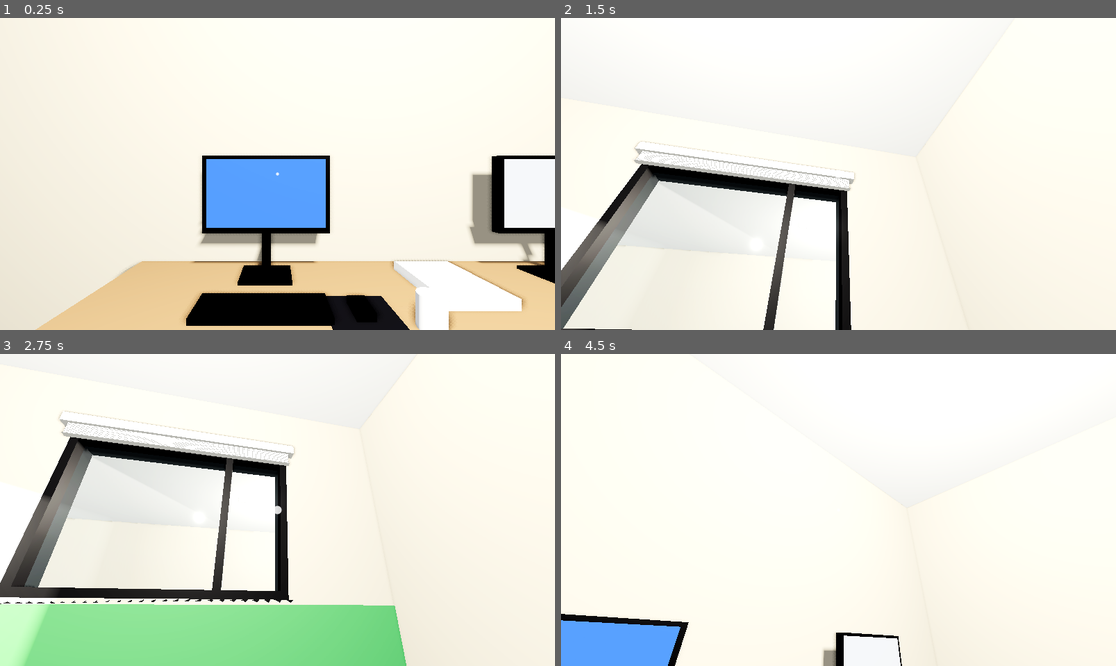
Above: before the commit, frames 1-4 (two rows, left to right).
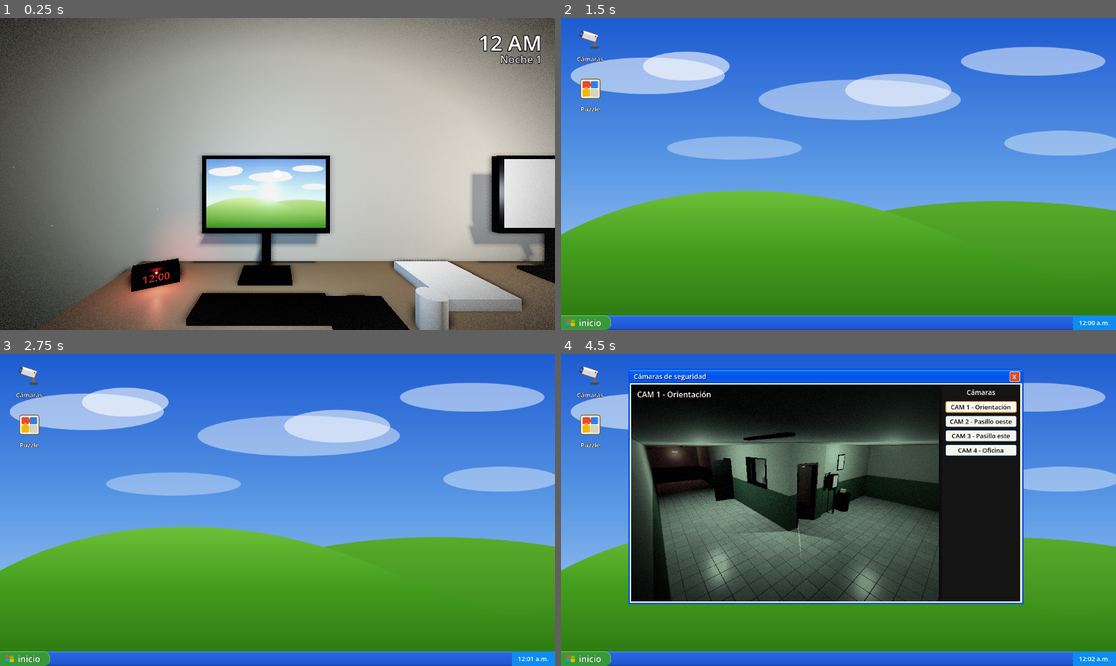
Above: after the commit, the same moments.

Repository: Instituto-Politecnico-Modelo/Four-Nights-At-Marinelli-s
Game: Godot game, scene res://escenas/pasillo_orientacion.tscn
The game is run twice, just before and just after one commit, with the same random seed, the same clock (stepped at 60 frames per second) and the same inputs. This scene is started directly instead of the project's main scene.
Inputs (mouse positions are in pixels of both pictures, inside the frame that each line leads up to):
- Up to frame 1 (0.25 s): no input
- Up to frame 2 (1.5 s): move the mouse to (866, 174) at 0.52 s; click (866, 174) at 0.67 s; click (588, 46) at 1.25 s, where only the run after the commit has a clickable "Cámaras"
- Up to frame 3 (2.75 s): click (27, 432) at 2 s, where only the run after the commit has a clickable "Puzzle"
- Up to frame 4 (4.5 s): click (588, 659) at 2.75 s, where only the run after the commit has a clickable "inicio"; click (633, 503) at 3.5 s, where only the run after the commit has a clickable "Cámaras de seguridad"; click (982, 407) at 4.25 s, where only the run after the commit has a clickable "CAM 1 - Orientación"

The runs differ from the first frame. In frame 1, 92% of the frame differs, in the area x 0-100%, y 0-100%; in frame 2, 100%; in frame 3, 100%; in frame 4, 99%.

Commit message:
Escena nueva, camaras, escena de computadora, cambios en luz y reloj

Diff:
--- a/escenas/pasillo_orientacion.tscn
+++ b/escenas/pasillo_orientacion.tscn
@@ -5,19 +5,32 @@
 [ext_resource type="Script" path="res://scripts/componentes/componente_bisagra.gd" id="3_bisagra"]
 [ext_resource type="Script" path="res://scripts/componentes/componente_persiana.gd" id="4_persiana"]
 [ext_resource type="Script" path="res://scripts/componentes/componente_seguir_rotacion.gd" id="5_seguir_rotacion"]
+[ext_resource type="Script" path="res://scripts/componentes/componente_computadora.gd" id="6_computadora"]
+[ext_resource type="PackedScene" path="res://escenas/computadora/escritorio_xp.tscn" id="7_escritorio_xp"]
+[ext_resource type="Texture2D" path="res://assets/xp/bliss.svg" id="8_bliss"]
+[ext_resource type="Script" path="res://scripts/componentes/componente_parpadeo_luz.gd" id="9_parpadeo_luz"]
+[ext_resource type="Shader" path="res://shaders/efecto_terror.gdshader" id="10_efecto_terror"]
+[ext_resource type="Script" path="res://scripts/componentes/componente_reloj_noche.gd" id="11_reloj_noche"]
+[ext_resource type="Script" path="res://scripts/componentes/componente_mostrar_hora.gd" id="12_mostrar_hora"]
 
 [sub_resource type="Environment" id="entorno"]
 background_mode = 1
-background_color = Color(0.1, 0.1, 0.1, 1)
 ambient_light_source = 2
-ambient_light_color = Color(0.92, 0.93, 0.95, 1)
-ambient_light_energy = 0.45
+ssil_enabled = true
+background_color = Color(0.01, 0.01, 0.012, 1)
+ambient_light_color = Color(0.45, 0.55, 0.6, 1)
+ambient_light_energy = 0.12
 tonemap_mode = 3
+tonemap_exposure = 0.9
 ssao_enabled = true
-ssao_radius = 0.6
-ssao_intensity = 1.5
-ssil_enabled = true
+ssao_radius = 0.8
+ssao_intensity = 2.2
 glow_enabled = true
+glow_intensity = 1.1
+glow_bloom = 0.08
+adjustment_enabled = true
+adjustment_contrast = 1.15
+adjustment_saturation = 0.6
 
 [sub_resource type="Shader" id="shader_baldosas"]
 code = "shader_type spatial;
@@ -345,6 +358,9 @@
 [sub_resource type="StandardMaterial3D" id="mat_cartel_verde"]
 albedo_color = Color(0.1, 0.55, 0.25, 1)
 roughness = 0.5
+emission_enabled = true
+emission = Color(0.1, 1, 0.35, 1)
+emission_energy_multiplier = 1.5
 
 [sub_resource type="BoxMesh" id="BoxMesh_73"]
 size = Vector3(2.6, 0.03, 0.7)
@@ -576,8 +592,8 @@
 [sub_resource type="StandardMaterial3D" id="mat_tubo_fluorescente"]
 roughness = 0.9
 emission_enabled = true
-emission = Color(1, 0.98, 0.93, 1)
-emission_energy_multiplier = 3.0
+emission = Color(0.85, 1, 0.92, 1)
+emission_energy_multiplier = 2.0
 
 [sub_resource type="BoxMesh" id="BoxMesh_128"]
 size = Vector3(0.12, 0.04, 1.2)
@@ -590,6 +606,116 @@
 
 [sub_resource type="BoxMesh" id="BoxMesh_131"]
 size = Vector3(1.2, 0.04, 0.12)
+
+[sub_resource type="QuadMesh" id="QuadMesh_pantalla_xp"]
+size = Vector2(0.52, 0.3)
+
+[sub_resource type="StandardMaterial3D" id="mat_pantalla_xp"]
+albedo_texture = ExtResource("8_bliss")
+roughness = 0.2
+emission_enabled = true
+emission_texture = ExtResource("8_bliss")
+emission_energy_multiplier = 0.9
+
+[sub_resource type="BoxShape3D" id="BoxShape3D_pantalla"]
+size = Vector3(0.56, 0.34, 0.1)
+
+[sub_resource type="BoxMesh" id="BoxMesh_camara_seguridad"]
+size = Vector3(0.1, 0.08, 0.2)
+
+[sub_resource type="StandardMaterial3D" id="mat_tubo_apagado"]
+albedo_color = Color(0.55, 0.56, 0.54, 1)
+roughness = 0.5
+
+[sub_resource type="StandardMaterial3D" id="mat_tubo_parpadeante"]
+resource_local_to_scene = true
+emission_enabled = true
+emission = Color(0.85, 1, 0.92, 1)
+emission_energy_multiplier = 2.0
+
+[sub_resource type="StandardMaterial3D" id="mat_tubo_oficina"]
+resource_local_to_scene = true
+emission_enabled = true
+emission = Color(1, 0.88, 0.7, 1)
+emission_energy_multiplier = 1.2
+
+[sub_resource type="StandardMaterial3D" id="mat_luz_emergencia"]
+albedo_color = Color(0.3, 0, 0, 1)
+emission_enabled = true
+emission = Color(1, 0.08, 0.04, 1)
+emission_energy_multiplier = 3.0
+
+[sub_resource type="BoxMesh" id="BoxMesh_luz_emergencia"]
+size = Vector3(0.35, 0.12, 0.08)
+
+[sub_resource type="StandardMaterial3D" id="mat_polvo"]
+transparency = 1
+shading_mode = 0
+albedo_color = Color(0.9, 0.9, 0.85, 0.22)
+billboard_mode = 3
+
+[sub_resource type="QuadMesh" id="QuadMesh_polvo"]
+material = SubResource("mat_polvo")
+size = Vector2(0.004, 0.004)
+
+[sub_resource type="FastNoiseLite" id="ruido_mancha"]
+frequency = 0.012
+fractal_octaves = 5
+
+[sub_resource type="Gradient" id="gradiente_mancha"]
+offsets = PackedFloat32Array(0, 0.5, 0.62, 0.78, 1)
+colors = PackedColorArray(0.2, 0.17, 0.1, 0, 0.2, 0.17, 0.1, 0, 0.24, 0.2, 0.1, 0.35, 0.12, 0.1, 0.05, 0.6, 0.08, 0.07, 0.04, 0.7)
+
+[sub_resource type="NoiseTexture2D" id="textura_mancha"]
+width = 256
+height = 256
+noise = SubResource("ruido_mancha")
+color_ramp = SubResource("gradiente_mancha")
+
+[sub_resource type="ShaderMaterial" id="material_efecto_terror"]
+shader = ExtResource("10_efecto_terror")
+
+[sub_resource type="ParticleProcessMaterial" id="proceso_polvo_PolvoPasillo"]
+emission_shape = 3
+emission_box_extents = Vector3(1.6, 1.3, 5.5)
+direction = Vector3(0, 1, 0)
+spread = 180.0
+initial_velocity_min = 0.01
+initial_velocity_max = 0.05
+gravity = Vector3(0, -0.004, 0)
+scale_min = 0.6
+scale_max = 1.6
+turbulence_enabled = true
+turbulence_noise_strength = 0.3
+turbulence_noise_scale = 4.0
+
+[sub_resource type="ParticleProcessMaterial" id="proceso_polvo_PolvoOficina"]
+emission_shape = 3
+emission_box_extents = Vector3(1.8, 1.2, 1.5)
+direction = Vector3(0, 1, 0)
+spread = 180.0
+initial_velocity_min = 0.01
+initial_velocity_max = 0.05
+gravity = Vector3(0, -0.004, 0)
+scale_min = 0.6
+scale_max = 1.6
+turbulence_enabled = true
+turbulence_noise_strength = 0.3
+turbulence_noise_scale = 4.0
+
+[sub_resource type="SystemFont" id="fuente_reloj"]
+font_names = PackedStringArray("OCR A Extended", "Consolas", "Courier New")
+font_weight = 700
+
+[sub_resource type="BoxMesh" id="BoxMesh_reloj_cuerpo"]
+size = Vector3(0.17, 0.075, 0.07)
+
+[sub_resource type="BoxMesh" id="BoxMesh_reloj_pantalla"]
+size = Vector3(0.14, 0.05, 0.004)
+
+[sub_resource type="StandardMaterial3D" id="mat_reloj_pantalla"]
+albedo_color = Color(0.03, 0.01, 0.01, 1)
+roughness = 0.15
 
 [node name="PasilloOrientacion" type="Node3D" unique_id=552760514]
 
@@ -1152,9 +1278,9 @@
 surface_material_override/0 = SubResource("mat_plastico_negro")
 
 [node name="Pantalla" type="MeshInstance3D" parent="Oficina/Computadora1" unique_id=431409782]
-transform = Transform3D(1, 0, 0, 0, 1, 0, 0, 0, 1, 0, 0.365, -0.071)
-mesh = SubResource("BoxMesh_82")
-surface_material_override/0 = SubResource("mat_pantalla_escritorio")
+transform = Transform3D(1, 0, 0, 0, 1, 0, 0, 0, 1, 0, 0.365, -0.0715)
+mesh = SubResource("QuadMesh_pantalla_xp")
+surface_material_override/0 = SubResource("mat_pantalla_xp")
 
 [node name="Teclado" type="MeshInstance3D" parent="Oficina/Computadora1" unique_id=1957692507]
 transform = Transform3D(1, 0, 0, 0, 1, 0, 0, 0, 1, 0, 0.011, 0.17)
@@ -1390,21 +1516,22 @@
 [node name="TuboOficina" type="MeshInstance3D" parent="Oficina" unique_id=1382758766]
 transform = Transform3D(1, 0, 0, 0, 1, 0, 0, 0, 1, 2.1, 2.78, -1.8)
 mesh = SubResource("BoxMesh_127")
-surface_material_override/0 = SubResource("mat_tubo_fluorescente")
+surface_material_override/0 = SubResource("mat_tubo_oficina")
 
 [node name="LuzOficina" type="OmniLight3D" parent="Oficina" unique_id=374429299]
 transform = Transform3D(1, 0, 0, 0, 1, 0, 0, 0, 1, 2.1, 2.55, -1.8)
-light_color = Color(1, 0.97, 0.9, 1)
-light_energy = 1.2
 shadow_enabled = true
 omni_attenuation = 0.8
+light_color = Color(1, 0.86, 0.66, 1)
+light_energy = 0.3
+omni_range = 5.0
 
 [node name="Iluminacion" type="Node3D" parent="." unique_id=836898097]
 
 [node name="Tubo1" type="MeshInstance3D" parent="Iluminacion" unique_id=1039681914]
 transform = Transform3D(1, 0, 0, 0, 1, 0, 0, 0, 1, -1.6, 2.78, 1.2)
 mesh = SubResource("BoxMesh_128")
-surface_material_override/0 = SubResource("mat_tubo_fluorescente")
+surface_material_override/0 = SubResource("mat_tubo_apagado")
 
 [node name="Luz1" type="OmniLight3D" parent="Iluminacion" unique_id=941127648]
 transform = Transform3D(1, 0, 0, 0, 1, 0, 0, 0, 1, -1.6, 2.55, 1.2)
@@ -1419,20 +1546,20 @@
 [node name="Tubo2" type="MeshInstance3D" parent="Iluminacion" unique_id=1701125638]
 transform = Transform3D(1, 0, 0, 0, 1, 0, 0, 0, 1, -1.6, 2.78, -3)
 mesh = SubResource("BoxMesh_129")
-surface_material_override/0 = SubResource("mat_tubo_fluorescente")
+surface_material_override/0 = SubResource("mat_tubo_parpadeante")
 
 [node name="Luz2" type="OmniLight3D" parent="Iluminacion" unique_id=642746544]
 transform = Transform3D(1, 0, 0, 0, 1, 0, 0, 0, 1, -1.6, 2.55, -3)
-light_color = Color(1, 0.97, 0.9, 1)
-light_energy = 1.3
 shadow_enabled = true
-omni_range = 7.5
 omni_attenuation = 0.8
+light_color = Color(0.8, 0.95, 0.9, 1)
+light_energy = 1.1
+omni_range = 6.0
 
 [node name="Tubo3" type="MeshInstance3D" parent="Iluminacion" unique_id=909249962]
 transform = Transform3D(1, 0, 0, 0, 1, 0, 0, 0, 1, -1.6, 2.78, -7.5)
 mesh = SubResource("BoxMesh_130")
-surface_material_override/0 = SubResource("mat_tubo_fluorescente")
+surface_material_override/0 = SubResource("mat_tubo_apagado")
 
 [node name="Luz3" type="OmniLight3D" parent="Iluminacion" unique_id=21173672]
 transform = Transform3D(1, 0, 0, 0, 1, 0, 0, 0, 1, -1.6, 2.55, -7.5)
@@ -1441,6 +1568,7 @@
 shadow_enabled = true
 omni_range = 7.5
 omni_attenuation = 0.8
+visible = false
 
 [node name="Tubo4" type="MeshInstance3D" parent="Iluminacion" unique_id=1981406535]
 transform = Transform3D(1, 0, 0, 0, 1, 0, 0, 0, 1, 2.5, 2.78, 1.8)
@@ -1449,11 +1577,11 @@
 
 [node name="Luz4" type="OmniLight3D" parent="Iluminacion" unique_id=1331861503]
 transform = Transform3D(1, 0, 0, 0, 1, 0, 0, 0, 1, 2.5, 2.55, 1.8)
-light_color = Color(1, 0.97, 0.9, 1)
-light_energy = 1.3
 shadow_enabled = true
-omni_range = 7.5
 omni_attenuation = 0.8
+light_color = Color(0.8, 0.95, 0.9, 1)
+light_energy = 0.7
+omni_range = 6.0
 
 [node name="CamaraFoto" type="Camera3D" parent="." unique_id=873465182]
 transform = Transform3D(0.77841, 0.047155, -0.62598, 0, 0.99717, 0.075117, 0.62775, -0.058472, 0.77621, -1.9, 1.45, 2.2)
@@ -1461,3 +1589,245 @@
 
 [node name="Jugador" parent="." unique_id=1444613225 instance=ExtResource("1_jugador")]
 transform = Transform3D(1, 0, 0, 0, 1, 0, 0, 0, 1, 1.6, 0, -2.3)
+
+[node name="AreaPantalla" type="Area3D" parent="Oficina/Computadora1"]
+transform = Transform3D(1, 0, 0, 0, 1, 0, 0, 0, 1, 0, 0.36, -0.05)
+collision_layer = 2
+collision_mask = 0
+script = ExtResource("2_interactuable")
+
+[node name="Forma" type="CollisionShape3D" parent="Oficina/Computadora1/AreaPantalla"]
+shape = SubResource("BoxShape3D_pantalla")
+
+[node name="ComponenteComputadora" type="Node" parent="Oficina/Computadora1" node_paths=PackedStringArray("interactuable", "escritorio", "jugador")]
+script = ExtResource("6_computadora")
+interactuable = NodePath("../AreaPantalla")
+escritorio = NodePath("../../../PantallaComputadora/EscritorioXP")
+jugador = NodePath("../../../Jugador")
+
+[node name="CamarasSeguridad" type="Node3D" parent="."]
+
+[node name="CAM 1 - Orientación" type="Marker3D" parent="CamarasSeguridad" groups=["camaras_seguridad"]]
+transform = Transform3D(0.7599, 0.18276, -0.62382, -0, 0.95966, 0.28116, 0.65004, -0.21365, 0.72925, -2.95, 2.6, 3.25)
+
+[node name="Modelo1" type="MeshInstance3D" parent="CamarasSeguridad"]
+transform = Transform3D(0.7599, 0.18276, -0.62382, -0, 0.95966, 0.28116, 0.65004, -0.21365, 0.72925, -3.0249, 2.6337, 3.3375)
+mesh = SubResource("BoxMesh_camara_seguridad")
+surface_material_override/0 = SubResource("mat_plastico_gris")
+
+[node name="CAM 2 - Pasillo oeste" type="Marker3D" parent="CamarasSeguridad" groups=["camaras_seguridad"]]
+transform = Transform3D(-0.96578, 0.050544, -0.25441, 0, 0.98083, 0.19487, 0.25938, 0.1882, -0.94726, -2.95, 2.6, -11.75)
+
+[node name="Modelo2" type="MeshInstance3D" parent="CamarasSeguridad"]
+transform = Transform3D(-0.96578, 0.050544, -0.25441, 0, 0.98083, 0.19487, 0.25938, 0.1882, -0.94726, -2.9805, 2.6234, -11.864)
+mesh = SubResource("BoxMesh_camara_seguridad")
+surface_material_override/0 = SubResource("mat_plastico_gris")
+
+[node name="CAM 3 - Pasillo este" type="Marker3D" parent="CamarasSeguridad" groups=["camaras_seguridad"]]
+transform = Transform3D(0.57021, -0.25645, 0.78044, 0, 0.95002, 0.31218, -0.8215, -0.17801, 0.54172, 5.75, 2.6, 3.25)
+
+[node name="Modelo3" type="MeshInstance3D" parent="CamarasSeguridad"]
+transform = Transform3D(0.57021, -0.25645, 0.78044, 0, 0.95002, 0.31218, -0.8215, -0.17801, 0.54172, 5.8437, 2.6375, 3.315)
+mesh = SubResource("BoxMesh_camara_seguridad")
+surface_material_override/0 = SubResource("mat_plastico_gris")
+
+[node name="CAM 4 - Oficina" type="Marker3D" parent="CamarasSeguridad" groups=["camaras_seguridad"]]
+transform = Transform3D(0.66349, -0.33897, 0.667, 0, 0.89148, 0.45305, -0.74819, -0.3006, 0.59149, 3.85, 2.6, -0.45)
+
+[node name="Modelo4" type="MeshInstance3D" parent="CamarasSeguridad"]
+transform = Transform3D(0.66349, -0.33897, 0.667, 0, 0.89148, 0.45305, -0.74819, -0.3006, 0.59149, 3.93, 2.6544, -0.37902)
+mesh = SubResource("BoxMesh_camara_seguridad")
+surface_material_override/0 = SubResource("mat_plastico_gris")
+
+[node name="PantallaComputadora" type="CanvasLayer" parent="."]
+layer = 10
+
+[node name="EscritorioXP" parent="PantallaComputadora" instance=ExtResource("7_escritorio_xp")]
+visible = false
+
+[node name="ParpadeoLuz2" type="Node" parent="Iluminacion" node_paths=PackedStringArray("luz")]
+script = ExtResource("9_parpadeo_luz")
+luz = NodePath("../Luz2")
+material_tubo = SubResource("mat_tubo_parpadeante")
+
+[node name="ParpadeoOficina" type="Node" parent="Oficina" node_paths=PackedStringArray("luz")]
+script = ExtResource("9_parpadeo_luz")
+luz = NodePath("../LuzOficina")
+material_tubo = SubResource("mat_tubo_oficina")
+probabilidad_apagado = 0.04
+intervalo_minimo = 0.05
+intervalo_maximo = 2.5
+
+[node name="LuzEmergencia" type="MeshInstance3D" parent="Iluminacion"]
+transform = Transform3D(1, 0, 0, 0, 1, 0, 0, 0, 1, -1.6, 2.4, -11.96)
+mesh = SubResource("BoxMesh_luz_emergencia")
+surface_material_override/0 = SubResource("mat_luz_emergencia")
+
+[node name="LuzEmergenciaBrillo" type="OmniLight3D" parent="Iluminacion"]
+transform = Transform3D(1, 0, 0, 0, 1, 0, 0, 0, 1, -1.6, 2.3, -11.7)
+light_color = Color(1, 0.1, 0.05, 1)
+light_energy = 0.9
+shadow_enabled = true
+omni_range = 5.0
+
+[node name="LuzSalida" type="OmniLight3D" parent="Iluminacion"]
+transform = Transform3D(1, 0, 0, 0, 1, 0, 0, 0, 1, 2.5, 2.5, 0.1)
+light_color = Color(0.15, 1, 0.4, 1)
+light_energy = 0.35
+omni_range = 2.5
+
+[node name="LuzMonitor1" type="OmniLight3D" parent="Oficina"]
+transform = Transform3D(1, 0, 0, 0, 1, 0, 0, 0, 1, 1.55, 1.1, -2.9)
+light_color = Color(0.55, 0.75, 1, 1)
+light_energy = 0.35
+omni_range = 2.5
+
+[node name="LuzMonitor2" type="OmniLight3D" parent="Oficina"]
+transform = Transform3D(1, 0, 0, 0, 1, 0, 0, 0, 1, 2.85, 1.1, -2.95)
+light_color = Color(0.9, 0.92, 1, 1)
+light_energy = 0.25
+omni_range = 2.0
+
+[node name="Ambiente" type="Node3D" parent="."]
+
+[node name="PolvoPasillo" type="GPUParticles3D" parent="Ambiente"]
+transform = Transform3D(1, 0, 0, 0, 1, 0, 0, 0, 1, -1.5, 1.4, -3)
+amount = 180
+lifetime = 12.0
+preprocess = 12.0
+visibility_aabb = AABB(-6, -3, -7, 12, 6, 14)
+process_material = SubResource("proceso_polvo_PolvoPasillo")
+draw_pass_1 = SubResource("QuadMesh_polvo")
+
+[node name="PolvoOficina" type="GPUParticles3D" parent="Ambiente"]
+transform = Transform3D(1, 0, 0, 0, 1, 0, 0, 0, 1, 2.1, 1.3, -1.8)
+amount = 180
+lifetime = 12.0
+preprocess = 12.0
+visibility_aabb = AABB(-6, -3, -7, 12, 6, 14)
+process_material = SubResource("proceso_polvo_PolvoOficina")
+draw_pass_1 = SubResource("QuadMesh_polvo")
+
+[node name="ManchaPasillo1" type="Decal" parent="Ambiente"]
+transform = Transform3D(0, -1, 0, 1, 0, 0, 0, 0, 1, -0.02, 2.45, -3.9)
+size = Vector3(0.8, 0.2, 1.4)
+texture_albedo = SubResource("textura_mancha")
+
+[node name="ManchaPasillo2" type="Decal" parent="Ambiente"]
+transform = Transform3D(0, -1, 0, 1, 0, 0, 0, 0, 1, -0.02, 0.3, -6.6)
+size = Vector3(0.6, 0.2, 1.2)
+texture_albedo = SubResource("textura_mancha")
+
+[node name="ManchaPasillo3" type="Decal" parent="Ambiente"]
+transform = Transform3D(0, -1, 0, 1, 0, 0, 0, 0, 1, 5.98, 2.45, 1.4)
+size = Vector3(0.9, 0.2, 1.6)
+texture_albedo = SubResource("textura_mancha")
+
+[node name="ManchaTechoPasillo" type="Decal" parent="Ambiente"]
+transform = Transform3D(1, 0, 0, 0, -1, 0, 0, 0, -1, -1.1, 2.79, -1.2)
+size = Vector3(1.2, 0.2, 1.0)
+texture_albedo = SubResource("textura_mancha")
+
+[node name="ManchaTechoOficina" type="Decal" parent="Ambiente"]
+transform = Transform3D(1, 0, 0, 0, -1, 0, 0, 0, -1, 2.9, 2.79, -2.7)
+size = Vector3(1.0, 0.2, 0.8)
+texture_albedo = SubResource("textura_mancha")
+
+[node name="ManchaOficina" type="Decal" parent="Ambiente"]
+transform = Transform3D(0, -1, 0, 1, 0, 0, 0, 0, 1, 3.99, 2.3, -2.2)
+size = Vector3(1.0, 0.2, 1.3)
+texture_albedo = SubResource("textura_mancha")
+
+[node name="EfectoPantalla" type="CanvasLayer" parent="."]
+layer = -1
+
+[node name="Vineta" type="ColorRect" parent="EfectoPantalla"]
+material = SubResource("material_efecto_terror")
+layout_mode = 3
+anchors_preset = 15
+anchor_right = 1.0
+anchor_bottom = 1.0
+grow_horizontal = 2
+grow_vertical = 2
+mouse_filter = 2
+
+[node name="RelojNoche" type="Node" parent="." groups=["reloj_noche"]]
+script = ExtResource("11_reloj_noche")
+
+[node name="HUDNoche" type="CanvasLayer" parent="."]
+layer = 2
+
+[node name="Hora" type="Label" parent="HUDNoche"]
+layout_mode = 3
+anchors_preset = 1
+anchor_left = 1.0
+anchor_right = 1.0
+offset_left = -260.0
+offset_top = 20.0
+offset_right = -28.0
+offset_bottom = 72.0
+grow_horizontal = 0
+theme_override_colors/font_color = Color(1, 1, 1, 1)
+theme_override_colors/font_outline_color = Color(0, 0, 0, 1)
+theme_override_constants/outline_size = 6
+theme_override_fonts/font = SubResource("fuente_reloj")
+theme_override_font_sizes/font_size = 44
+text = "12 AM"
+horizontal_alignment = 2
+
+[node name="Noche" type="Label" parent="HUDNoche"]
+layout_mode = 3
+anchors_preset = 1
+anchor_left = 1.0
+anchor_right = 1.0
+offset_left = -260.0
+offset_top = 70.0
+offset_right = -28.0
+offset_bottom = 100.0
+grow_horizontal = 0
+theme_override_colors/font_color = Color(0.85, 0.85, 0.85, 1)
+theme_override_colors/font_outline_color = Color(0, 0, 0, 1)
+theme_override_constants/outline_size = 5
+theme_override_fonts/font = SubResource("fuente_reloj")
+theme_override_font_sizes/font_size = 22
+text = "Noche 1"
+horizontal_alignment = 2
+
+[node name="MostrarHora" type="Node" parent="HUDNoche" node_paths=PackedStringArray("reloj", "etiqueta")]
+script = ExtResource("12_mostrar_hora")
+reloj = NodePath("../../RelojNoche")
+etiqueta = NodePath("../Hora")
+
+[node name="RelojEscritorio" type="Node3D" parent="Oficina"]
+transform = Transform3D(0.88295, 0, 0.46947, 0, 1, 0, -0.46947, 0, 0.88295, 1.1, 0.75, -3.22)
+
+[node name="Cuerpo" type="MeshInstance3D" parent="Oficina/RelojEscritorio"]
+transform = Transform3D(1, 0, 0, 0, 1, 0, 0, 0, 1, 0, 0.0375, 0)
+mesh = SubResource("BoxMesh_reloj_cuerpo")
+surface_material_override/0 = SubResource("mat_plastico_negro")
+
+[node name="Pantalla" type="MeshInstance3D" parent="Oficina/RelojEscritorio"]
+transform = Transform3D(1, 0, 0, 0, 1, 0, 0, 0, 1, 0, 0.0385, 0.036)
+mesh = SubResource("BoxMesh_reloj_pantalla")
+surface_material_override/0 = SubResource("mat_reloj_pantalla")
+
+[node name="Texto" type="Label3D" parent="Oficina/RelojEscritorio"]
+transform = Transform3D(1, 0, 0, 0, 1, 0, 0, 0, 1, 0, 0.0385, 0.0385)
+pixel_size = 0.0006
+modulate = Color(1, 0.12, 0.06, 1)
+outline_size = 0
+text = "12:00"
+font = SubResource("fuente_reloj")
+font_size = 64
+
+[node name="Brillo" type="OmniLight3D" parent="Oficina/RelojEscritorio"]
+transform = Transform3D(1, 0, 0, 0, 1, 0, 0, 0, 1, 0, 0.04, 0.08)
+light_color = Color(1, 0.1, 0.05, 1)
+light_energy = 0.15
+omni_range = 0.4
+
+[node name="MostrarHora" type="Node" parent="Oficina/RelojEscritorio" node_paths=PackedStringArray("reloj", "etiqueta")]
+script = ExtResource("12_mostrar_hora")
+reloj = NodePath("../../../RelojNoche")
+etiqueta = NodePath("../Texto")
+digital = true
